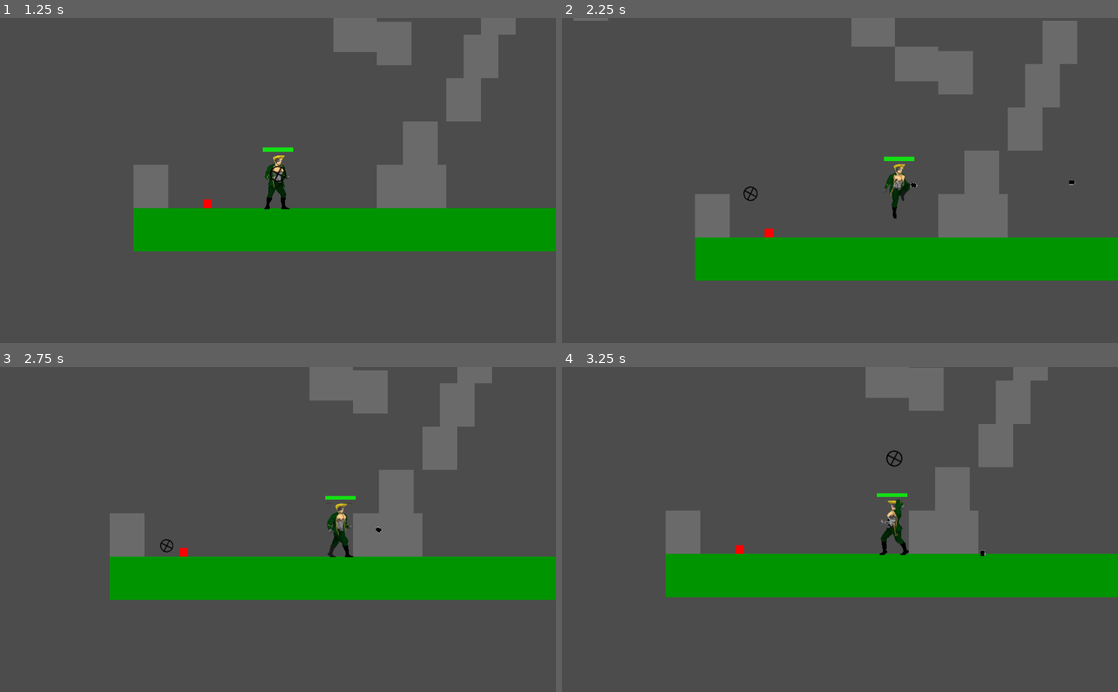
Above: before the commit, frames 1-4 (two rows, left to right).
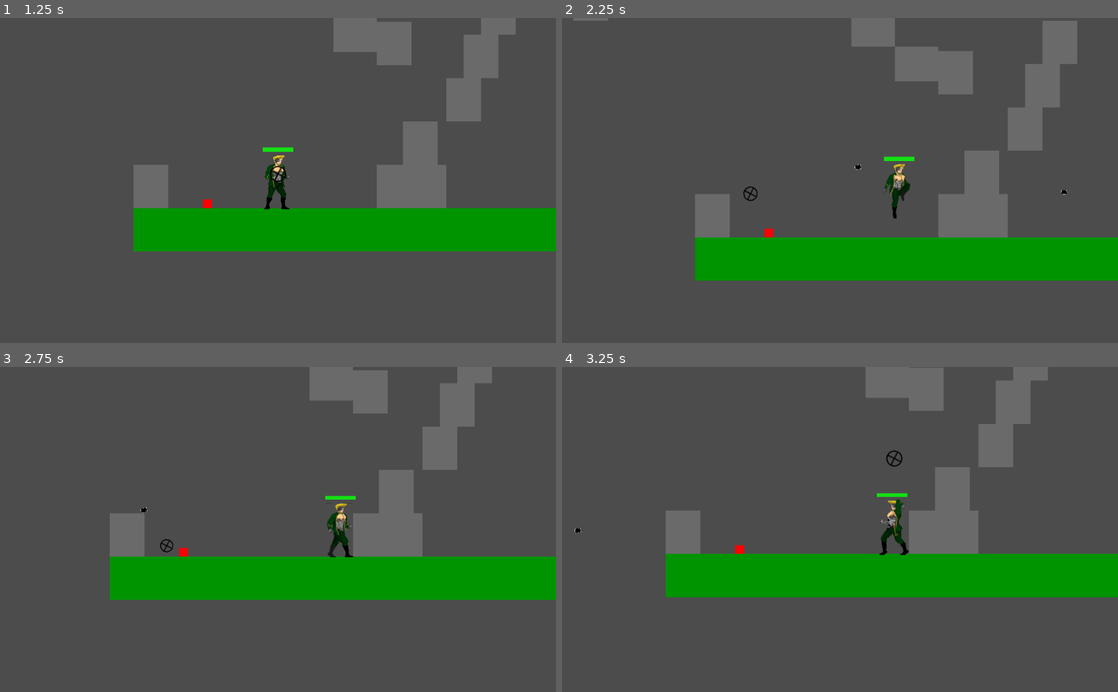
Above: after the commit, the same moments.

Repository: jfdoming/Project-B
Game: Godot game, scene res://scenes/Start.tscn
Two runs of this game, one before a commit and one after it. Both use one fixed random seed, a clock stepped at 60 frames per second and the inputs below.
Inputs (mouse positions are in pixels of both pictures, inside the frame that each line leads up to):
- Up to frame 1 (1.25 s): click "Start" at 0.5 s
- Up to frame 2 (2.25 s): move the mouse to (962, 164) at 1.27 s; hold Right (ui_right) from 1.28 s (still down); click (962, 164) at 1.35 s; tap Space (ui_select) at 1.52 s; move the mouse to (728, 196) at 2.02 s; click (728, 196) at 2.1 s
- Up to frame 3 (2.75 s): keep holding Right (ui_right); tap Space (ui_select) at 2.27 s
- Up to frame 4 (3.25 s): move the mouse to (895, 458) at 2.77 s; release Right (ui_right) at 2.78 s; hold Left (ui_left) from 2.78 s (still down); tap F (fire_chest) at 2.85 s; click (895, 458) at 3.05 s

Frame 1 is identical in both runs. In frame 2, less than 0.1% of the frame differs, in the area x 52-93%, y 45-55%; in frame 3, less than 0.1%; in frame 4, less than 0.1%.

Commit message:
Prevented bullets from flipping when the player changed direction

Diff:
--- a/Player.gd
+++ b/Player.gd
@@ -93,17 +93,12 @@
 
 	if fire:
 		var instance = Bullet.instance()
-		add_child(instance)
+		get_parent().add_child(instance)
+		instance.position = $RegularFirePoint.global_position
 		instance.look_at(get_global_mouse_position())
-
-		if direction == RIGHT:
-			instance.linear_velocity = Vector2(1000, 0).rotated(instance.rotation)
-			instance.damage = bullet_damage
-			instance.connect("kill_obtained", self, "on_kill")
-		else:
-			instance.linear_velocity = Vector2(-1000, 0).rotated(-instance.rotation)
-			instance.damage = bullet_damage
-			instance.connect("kill_obtained", self, "on_kill")
+		instance.linear_velocity = Vector2(1000, 0).rotated(instance.rotation)
+		instance.damage = bullet_damage
+		instance.connect("kill_obtained", self, "on_kill")
 
 	if crouch:
 		if jumping and not smashing:
--- a/Player.tscn
+++ b/Player.tscn
@@ -260,7 +260,7 @@
 ]]
 z_index = 1000
 collision_layer = 9
-collision_mask = 7
+collision_mask = 3
 script = ExtResource( 1 )
 
 [node name="HealthBar" parent="." instance=ExtResource( 9 )]
@@ -346,6 +346,9 @@
 modulate = Color( 0.192157, 0.403922, 0.0862745, 1 )
 position = Vector2( 124.935, -114.845 )
 shape = SubResource( 47 )
+
+[node name="RegularFirePoint" type="Position2D" parent="."]
+position = Vector2( 0, -55 )
 [connection signal="health" from="." to="HealthBar" method="_on_Player_health"]
 [connection signal="smash_land" from="." to="Smash" method="_on_Player_smash_land"]
 [connection signal="animation_finished" from="Smash" to="Smash" method="_on_Smash_animation_finished"]
